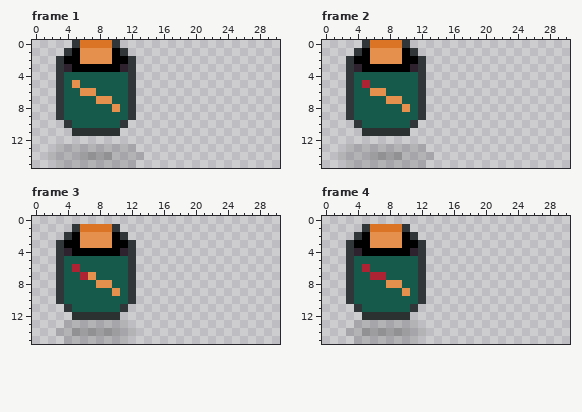
Pixel-art file: img/fuel-cell.ase. The picture above is the old version.
64x16 pixels, 8 frames. Shown: frame 1: x 0..30, y 0..15; frame 2: x 0..30, y 0..15; frame 3: x 0..30, y 0..15; frame 4: x 0..30, y 0..15. The commit also changed other frames, which this record leaves out.
Once edited:
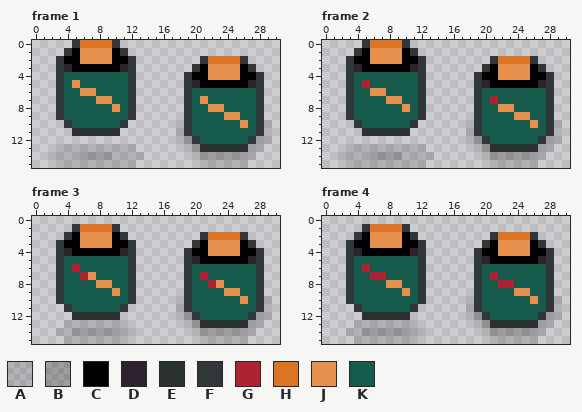
Palette (. is transparent): A #00000020  B #0000003c  C #000000  D #2e222f  E #2b3031  F #313638  G #ae2334  H #db7425  J #e6904e  K #165a4c
From old to new:
Frame 1:
y 2: x 21..26 ...... -> FHHHHF
y 3: x 20..27 ........ -> FCJJJJCF
y 4: x 19..28 .......... -> FCCJJJJCCF
y 5: x 19..28 .......... -> FDCCCCCCDF
y 6: x 19..28 .......... -> FKKKKKKKKF
y 7: x 19..28 .......... -> FKJKKKKKKF
y 8: x 19..28 .......... -> FKKJJKKKKF
y 9: x 19..28 .......... -> FKKKKJJKKF
y 10: x 18..29 ............ -> AFKKKKKKJKFA
y 11: x 18..29 ............ -> AFKKKKKKKKFA
y 12: x 18..29 ............ -> ABFKKKKKKFBA
y 13: x 19..28 .......... -> ABEEEEEEBA
y 14: x 20..27 ........ -> ABBBBBBA
y 15: x 21..26 ...... -> AAAAAA
Frame 2:
y 2: x 21..26 ...... -> FHHHHF
y 3: x 20..27 ........ -> FCJJJJCF
y 4: x 19..28 .......... -> FCCJJJJCCF
y 5: x 19..28 .......... -> FDCCCCCCDF
y 6: x 19..28 .......... -> FKKKKKKKKF
y 7: x 19..28 .......... -> FKGKKKKKKF
y 8: x 19..28 .......... -> FKKJJKKKKF
y 9: x 19..28 .......... -> FKKKKJJKKF
y 10: x 18..29 ............ -> AFKKKKKKJKFA
y 11: x 18..29 ............ -> AFKKKKKKKKFA
y 12: x 18..29 ............ -> ABFKKKKKKFBA
y 13: x 19..28 .......... -> ABEEEEEEBA
y 14: x 20..27 ........ -> ABBBBBBA
y 15: x 21..26 ...... -> AAAAAA
Frame 3:
y 2: x 21..26 ...... -> FHHHHF
y 3: x 20..27 ........ -> FCJJJJCF
y 4: x 19..28 .......... -> FCCJJJJCCF
y 5: x 19..28 .......... -> FDCCCCCCDF
y 6: x 19..28 .......... -> FKKKKKKKKF
y 7: x 19..28 .......... -> FKGKKKKKKF
y 8: x 19..28 .......... -> FKKGJKKKKF
y 9: x 19..28 .......... -> FKKKKJJKKF
y 10: x 18..29 ............ -> AFKKKKKKJKFA
y 11: x 18..29 ............ -> AFKKKKKKKKFA
y 12: x 18..29 ............ -> ABFKKKKKKFBA
y 13: x 19..28 .......... -> ABEEEEEEBA
y 14: x 20..27 ........ -> ABBBBBBA
y 15: x 21..26 ...... -> AAAAAA
Frame 4:
y 2: x 21..26 ...... -> FHHHHF
y 3: x 20..27 ........ -> FCJJJJCF
y 4: x 19..28 .......... -> FCCJJJJCCF
y 5: x 19..28 .......... -> FDCCCCCCDF
y 6: x 19..28 .......... -> FKKKKKKKKF
y 7: x 19..28 .......... -> FKGKKKKKKF
y 8: x 19..28 .......... -> FKKGGKKKKF
y 9: x 19..28 .......... -> FKKKKJJKKF
y 10: x 18..29 ............ -> AFKKKKKKJKFA
y 11: x 18..29 ............ -> AFKKKKKKKKFA
y 12: x 18..29 ............ -> ABFKKKKKKFBA
y 13: x 19..28 .......... -> ABEEEEEEBA
y 14: x 20..27 ........ -> ABBBBBBA
y 15: x 21..26 ...... -> AAAAAA
Pixel boxes of the changes (left, top, right, bottom) in both pictures:
added: (176, 56, 272, 168)
added: (466, 56, 562, 168)
added: (176, 232, 272, 344)
added: (466, 232, 562, 344)
